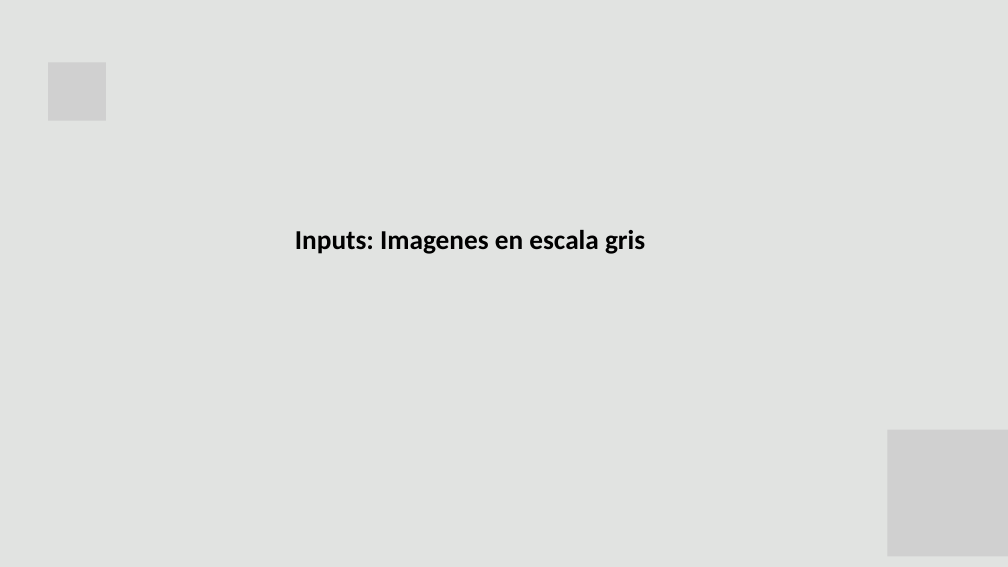
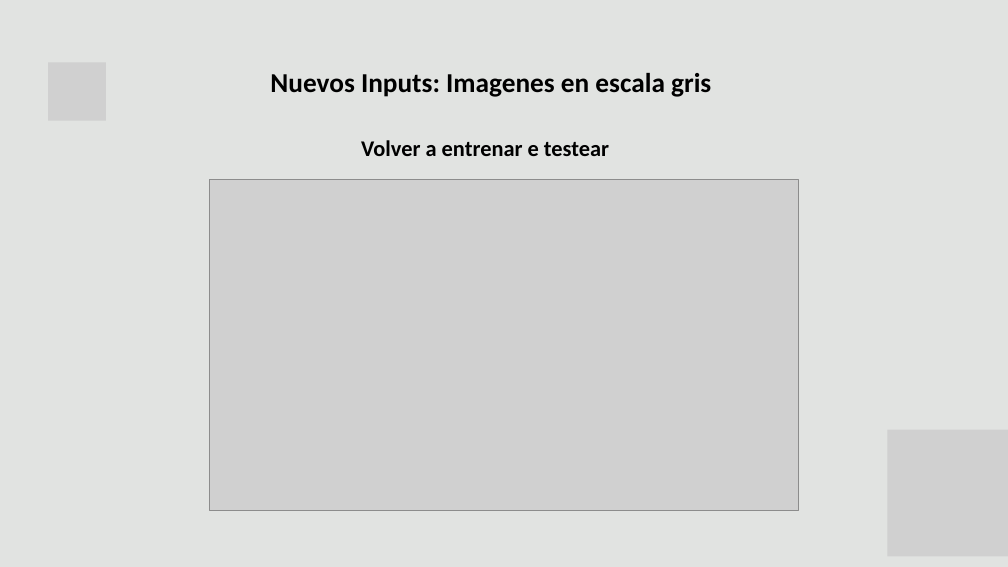
Before and after one commit to danillodbs16/ML_Breast_Cancer_Histopolology_Images, a slide deck: slide 36 of ML Beast Cancer Presentation BBK.pptx. Drawn at 1008x567 pixels with LibreOffice and Linux fonts; fonts in the diff are those of the drawing; grey boxes stand for pictures. Boxes give left, top, right and bottom in pixels: in the first picture for what was removed or moved away, otherwise in the second. Text is boxed around its words. In the diff, an @@ line names an element or a change of style, - is before the commit and + after.

```diff
--- a/ML Beast Cancer Presentation BBK.pptx
+++ b/ML Beast Cancer Presentation BBK.pptx
@@ text at box(270, 73, 711, 97): text changed @@
-Inputs: Imagenes en escala gris
+Nuevos Inputs: Imagenes en escala gris
@@ text added at box(361, 140, 609, 156), 32 pt, text #000000, bold @@
+Volver a entrenar e testear
@@ picture added at box(210, 180, 799, 511) @@
```
Also in this commit, not shown: 1 other slide changed, 12 other files.
